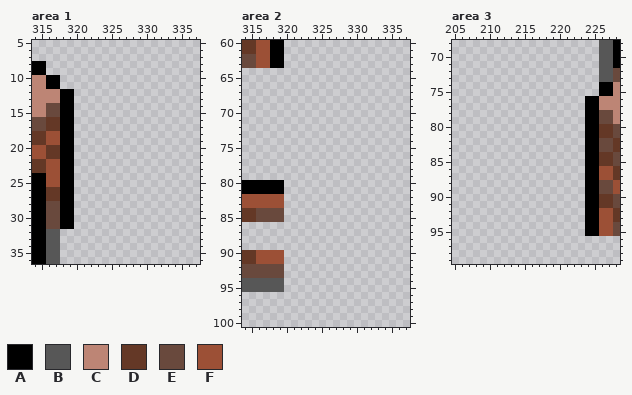
Pixel-art file, stored at src/grass.aseprite. Above: the version before the commit.
512x512 pixels, 1 frame. Colours within 5 levels of each other are drawn and written as one. Shown: area 1: x 314..337, y 5..36; area 2: x 314..337, y 60..100; area 3: x 205..228, y 68..99. The commit also changed other parts of the picture, which this record leaves out.
Palette (. is transparent): A #000000  B #575757  C #bd8575  D #643826  E #69493d  F #9c5036
Pixels before, area 1, first column x 314:
 8 AA....
 9 AA....
10 CCAA..
11 CCAA..
12 CCCCAA
13 CCCCAA
14 CCEEAA
15 CCEEAA
16 EEDDAA
17 EEDDAA
18 DDFFAA
19 DDFFAA
20 FFDDAA
21 FFDDAA
22 DDFFAA
23 DDFFAA
24 AAFFAA
25 AAFFAA
26 AADDAA
27 AADDAA
28 AAEEAA
29 AAEEAA
30 AAEEAA
31 AAEEAA
32 AABB..
33 AABB..
34 AABB..
35 AABB..
36 AABB..
Pixels before, area 2, first column x 314:
60 DDFFAA
61 DDFFAA
62 EEFFAA
63 EEFFAA
64 ......
65 ......
66 ......
67 ......
68 ......
69 ......
70 ......
71 ......
72 ......
73 ......
74 ......
75 ......
76 ......
77 ......
78 ......
79 ......
80 AAAAAA
81 AAAAAA
82 FFFFFF
83 FFFFFF
84 DDEEEE
85 DDEEEE
86 ......
87 ......
88 ......
89 ......
90 DDFFFF
91 DDFFFF
92 EEEEEE
93 EEEEEE
94 BBBBBB
95 BBBBBB
Pixels before, area 3, first column x 224:
68 ..BBA
69 ..BBA
70 ..BBA
71 ..BBA
72 ..BBE
73 ..BBE
74 ..AAC
75 ..AAC
76 AACCC
77 AACCC
78 AAEEC
79 AAEEC
80 AADDE
81 AADDE
82 AAEED
83 AAEED
84 AADDE
85 AADDE
86 AAFFD
87 AAFFD
88 AAEEF
89 AAEEF
90 AADDE
91 AADDE
92 AAFFD
93 AAFFD
94 AAFFE
95 AAFFE
And afterwards:
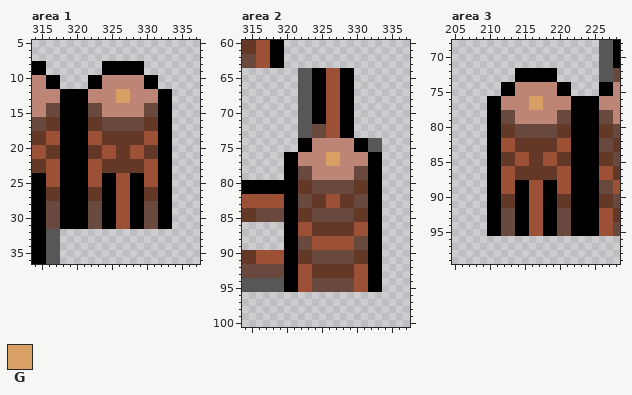
Colours new in this view: G #d9a066
Changes in this commit:
Changed rows in their new state; - is an unchanged pixel.
Area 1:
first column x 320:
 8 ----AAAAAA----
 9 ----AAAAAA----
10 --AACCCCCCAA--
11 --AACCCCCCAA--
12 AACCCCGGCCCCAA
13 AACCCCGGCCCCAA
14 AAEECCCCCCEEAA
15 AAEECCCCCCEEAA
16 AADDEEEEEEDDAA
17 AADDEEEEEEDDAA
18 AAFFDDDDDDFFAA
19 AAFFDDDDDDFFAA
20 AADDFFDDFFDDAA
21 AADDFFDDFFDDAA
22 AAFFDDDDDDFFAA
23 AAFFDDDDDDFFAA
24 AAFFAAFFAAFFAA
25 AAFFAAFFAAFFAA
26 AADDAAFFAADDAA
27 AADDAAFFAADDAA
28 AAEEAAFFAAEEAA
29 AAEEAAFFAAEEAA
30 AAEEAAFFAAEEAA
31 AAEEAAFFAAEEAA
Area 2:
first column x 320:
 64 --BBAAFFAA----
 65 --BBAAFFAA----
 66 --BBAAFFAA----
 67 --BBAAFFAA----
 68 --BBAAFFAA----
 69 --BBAAFFAA----
 70 --BBAAFFAA----
 71 --BBAAFFAA----
 72 --BBEEFFAA----
 73 --BBEEFFAA----
 74 --AACCCCCCAABB
 75 --AACCCCCCAABB
 76 AACCCCGGCCCCAA
 77 AACCCCGGCCCCAA
 78 AAEECCCCCCEEAA
 79 AAEECCCCCCEEAA
 80 AADDEEEEEEDDAA
 81 AADDEEEEEEDDAA
 82 AAEEDDFFDDEEAA
 83 AAEEDDFFDDEEAA
 84 AADDEEEEEEDDAA
 85 AADDEEEEEEDDAA
 86 AAFFDDDDDDFFAA
 87 AAFFDDDDDDFFAA
 88 AAEEFFFFFFEEAA
 89 AAEEFFFFFFEEAA
 90 AADDEEEEEEDDAA
 91 AADDEEEEEEDDAA
 92 AAFFDDDDDDFFAA
 93 AAFFDDDDDDFFAA
 94 AAFFEEEEEEFFAA
 95 AAFFEEEEEEFFAA
Area 3:
first column x 210:
 72 ----AAAAAA----
 73 ----AAAAAA----
 74 --AACCCCCCAA--
 75 --AACCCCCCAA--
 76 AACCCCGGCCCCAA
 77 AACCCCGGCCCCAA
 78 AAEECCCCCCEEAA
 79 AAEECCCCCCEEAA
 80 AADDEEEEEEDDAA
 81 AADDEEEEEEDDAA
 82 AAFFDDDDDDFFAA
 83 AAFFDDDDDDFFAA
 84 AADDFFDDFFDDAA
 85 AADDFFDDFFDDAA
 86 AAFFDDDDDDFFAA
 87 AAFFDDDDDDFFAA
 88 AAFFAAFFAAFFAA
 89 AAFFAAFFAAFFAA
 90 AADDAAFFAADDAA
 91 AADDAAFFAADDAA
 92 AAEEAAFFAAEEAA
 93 AAEEAAFFAAEEAA
 94 AAEEAAFFAAEEAA
 95 AAEEAAFFAAEEAA
Changed places in both pictures, as pixel boxes (x1, y1, x2, y2):
added: (74, 61, 172, 229)
added: (284, 68, 382, 292)
added: (487, 68, 585, 236)
